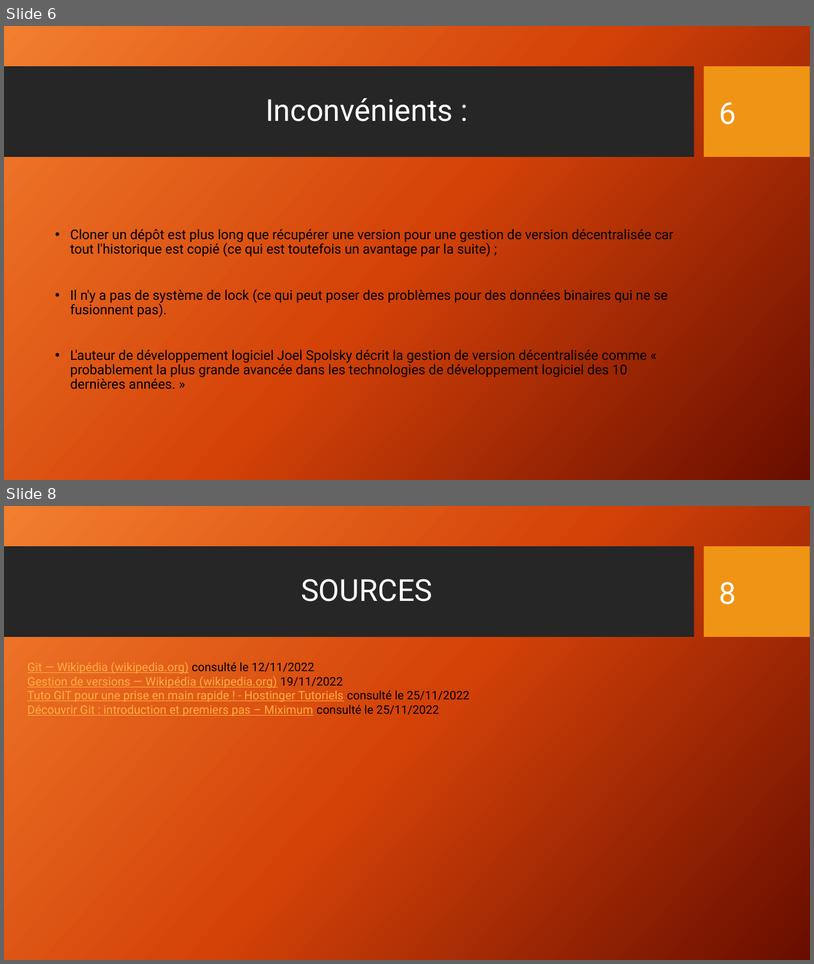
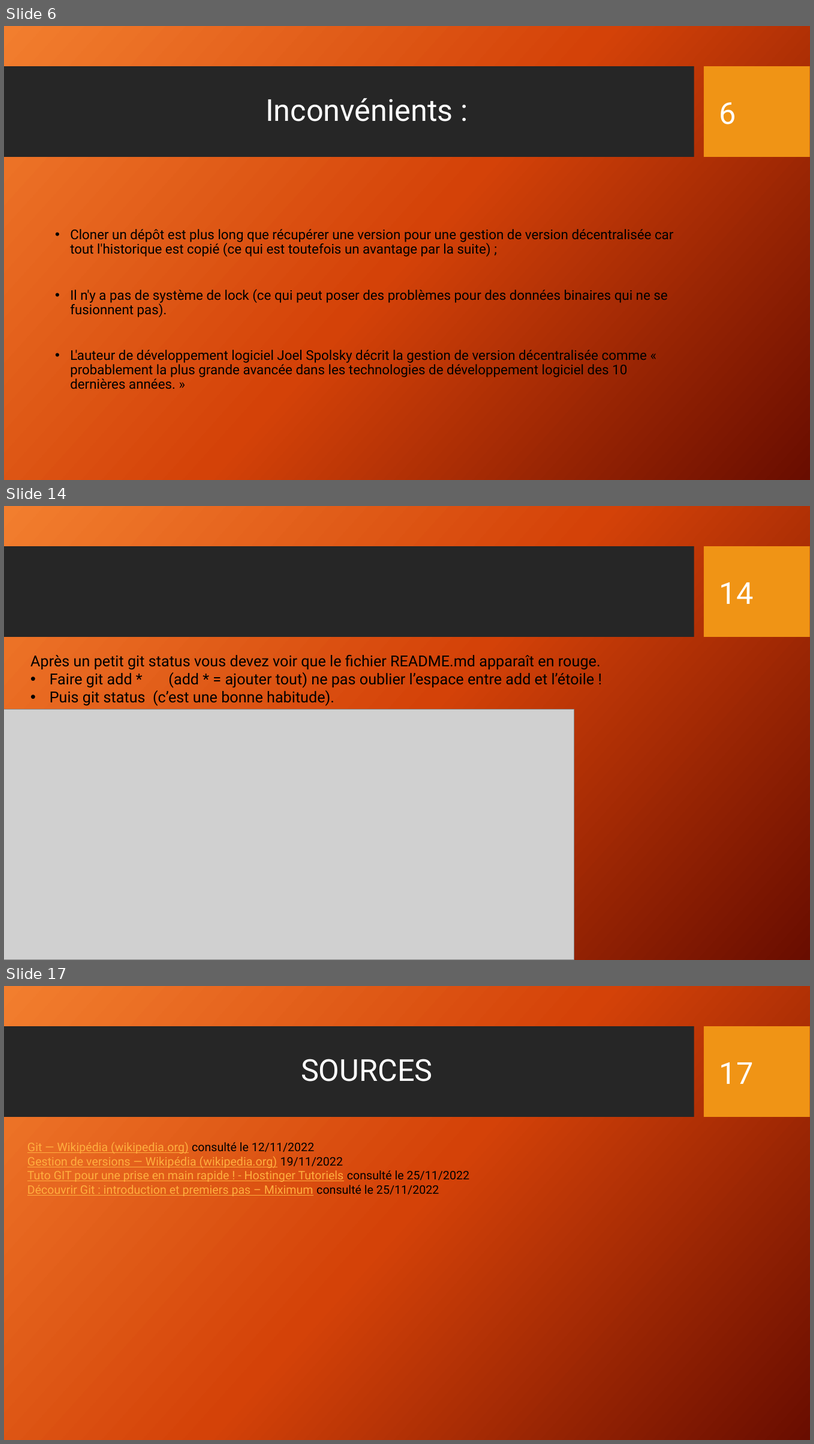
Before and after one commit to Math-Alex83/Expos-_git_cda_2210, a slide deck: Présentation_Git_CDA_2210.pptx. Shown one above the other, each under a label of ours: slides 6 and 8 before the commit, slides 6, 14 and 17 after it; the slides between them are not shown. The pictures are 814x964 and 814x1444 pixels, drawn with LibreOffice and Linux fonts; fonts in the diff are those of the drawing; grey boxes stand for pictures; background and template pictures are left out. Boxes give left, top, right and bottom in pixels: in the first picture for what was removed or moved away, otherwise in the second. Text is boxed around its words. In the diff, an @@ line names an element or a change of style, - is before the commit and + after.

```diff
--- a/Présentation_Git_CDA_2210.pptx
+++ b/Présentation_Git_CDA_2210.pptx
@@ slide 14 added at (x1=4, y1=506, x2=810, y2=960), background gradient #F18031 to #D54209 to #6A0D00; not listed: 2 template elements that a slide beside it also shows @@
@@ page number added at (x1=720, y1=582, x2=754, y2=604), 36 pt, text #FFFFFF @@
+14
@@ text added at (x1=30, y1=655, x2=601, y2=706), 18 pt, text #000000 @@
+Après un petit git status vous devez voir que le fichier README.md apparaît en rouge.
+• Faire git add * (add * = ajouter tout) ne pas oublier l’espace entre add et l’étoile !
+• Puis git status (c’est une bonne habitude).
@@ picture added at (x1=4, y1=709, x2=575, y2=960) @@
@@ what was slide 8 is now slide 17 @@
@@ page number at (x1=720, y1=1062, x2=754, y2=1084): text changed @@
-8
+17
```
Also in this commit, not shown: 1 slide changed, 10 other slides added, 2 slides removed, 1 other file.
